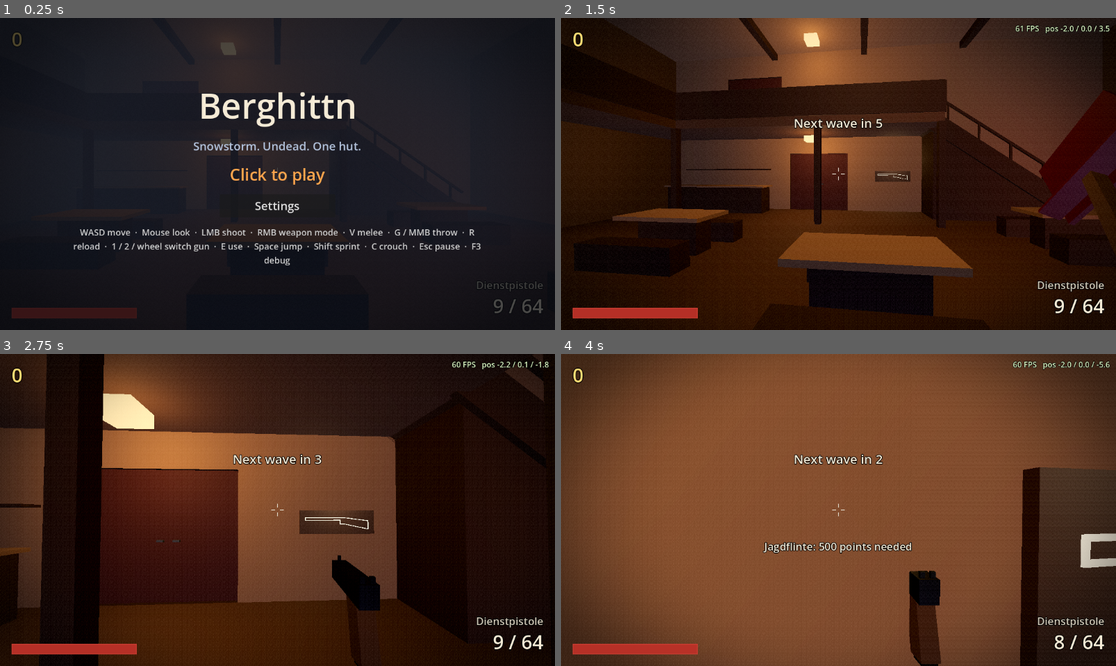
Above: before the commit, frames 1-4 (two rows, left to right).
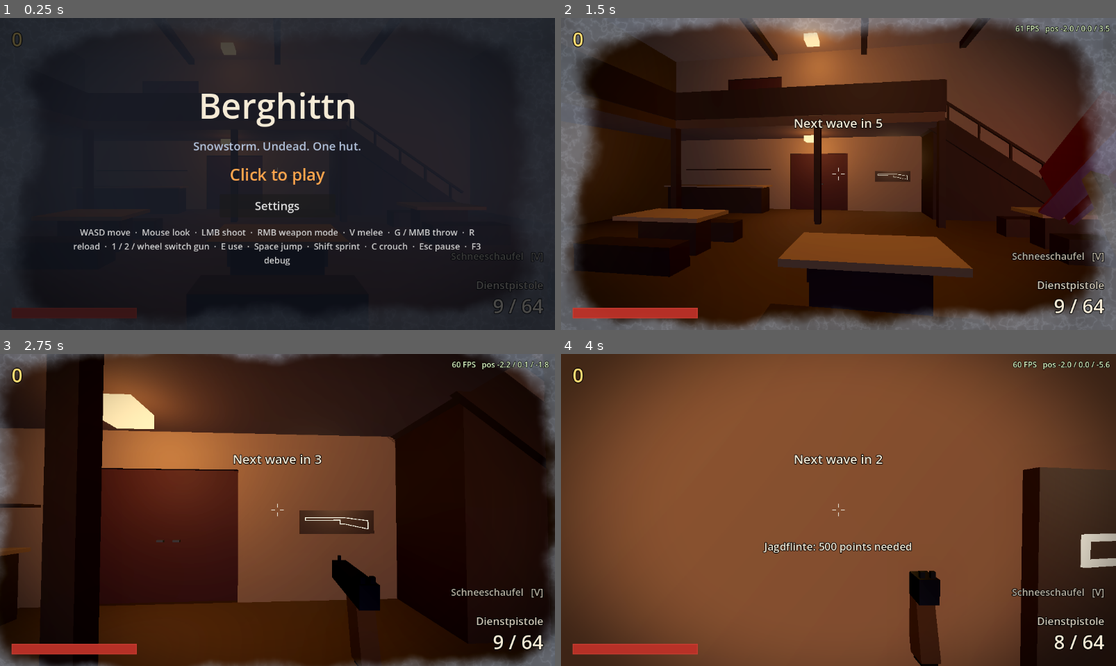
Above: after the commit, the same moments.

Repository: WiesnSims/Berghittn
Game: Godot game, scene res://scenes/main.tscn
The game is run twice, just before and just after one commit, with the same random seed, the same clock (stepped at 60 frames per second) and the same inputs.
Inputs (mouse positions are in pixels of both pictures, inside the frame that each line leads up to):
- Up to frame 1 (0.25 s): no input
- Up to frame 2 (1.5 s): tap Enter at 0.5 s; drag from (838, 174) to (894, 105) at 0.52 s; move the mouse to (810, 174) at 1.27 s; hold W (move_forward) from 1.28 s (still down); tap V (melee) at 1.35 s
- Up to frame 3 (2.75 s): keep holding W (move_forward); tap Space (jump) at 1.52 s; tap G (throw) at 1.55, 2.1 s; move the mouse to (288, 503) at 2.02 s; hold E (interact) from 2.03 s (still down)
- Up to frame 4 (4 s): keep holding W (move_forward); move the mouse to (832, 516) at 2.77 s; release E (interact) at 2.78 s; tap C (crouch) at 2.85 s; click (832, 516) at 2.92 s; tap Space (jump) at 3.02, 3.77 s; tap V (melee) at 3.05 s; move the mouse to (877, 513) at 3.52 s; press the mouse at (877, 513) at 3.53 s; tap G (throw) at 3.8 s

The runs differ from the first frame. In frame 1, 2.9% of the frame differs, in the area x 0-100%, y 0-100%; in frame 2, 19%; in frame 3, 5.7%; in frame 4, 0.3%.

Commit message:
Play-test fixes: frost instead of grain, walled-in Küchenstiege, melee on V shown
- Film grain removed (setting too); vignette and cool shadows stay. Outdoors
  a frost creeps in from the screen edges (10 s) and thaws indoors (3 s).
- Küchenstiege (#64): the stairwell is walled in from the Lager along its
  long side and its lower end, the Lager door moved to the top on the left
  off the landing (1.9 m), 20 visual steps over the ramp, a handrail on the
  Küche side and a lamp in the stairwell.
- Melee weapons (#65): the HUD shows the one on V and a banner when a new
  one comes (the Goaßl from the chest seemed to vanish); the chest prompt
  says it goes on V. m5_acceptance checks the HUD for both chest melee
  weapons.

Fixes #64, fixes #65

Co-Authored-By: Claude Opus 5.5 <noreply@anthropic.com>

Diff:
--- a/assets/shaders/post_fx.gdshader
+++ b/assets/shaders/post_fx.gdshader
@@ -1,6 +1,6 @@
 shader_type canvas_item;
-// Section 11: the realistic mood comes from grading, grain and vignette, not texture resolution.
-// Drawn over the 3D view and under the HUD.
+// Section 11: the realistic mood comes from grading and vignette, not texture resolution.
+// Drawn over the 3D view and under the HUD. No film grain (play-test 2026-10-17).
 
 uniform sampler2D screen_tex : hint_screen_texture, filter_linear;
 uniform float saturation = 0.82;
@@ -9,7 +9,13 @@
 uniform vec3 shadow_tint = vec3(0.9, 0.96, 1.1);
 uniform vec3 highlight_tint = vec3(1.03, 1.0, 0.96);
 uniform float vignette = 0.55;
-uniform float grain = 0.07;
+// 0 = thawed, 1 = as frozen as it gets: ice grows in from the screen edges while outdoors.
+uniform float frost = 0.0;
+uniform vec3 frost_color : source_color = vec3(0.82, 0.9, 1.0);
+// How far in from the edges full frost reaches (share of the half screen).
+uniform float frost_reach = 0.24;
+// Most the ice covers what is behind it, at its thickest at the very edge.
+uniform float frost_opacity = 0.55;
 
 float hash(vec2 p) {
 	p = fract(p * vec2(443.897, 441.423));
@@ -17,17 +23,50 @@
 	return fract((p.x + p.y) * p.x);
 }
 
+float value_noise(vec2 p) {
+	vec2 i = floor(p);
+	vec2 f = fract(p);
+	f = f * f * (3.0 - 2.0 * f);
+	return mix(mix(hash(i), hash(i + vec2(1.0, 0.0)), f.x),
+			mix(hash(i + vec2(0.0, 1.0)), hash(i + vec2(1.0, 1.0)), f.x), f.y);
+}
+
+float fbm(vec2 p) {
+	float sum = 0.0;
+	float amp = 0.5;
+	for (int i = 0; i < 4; i++) {
+		sum += value_noise(p) * amp;
+		p = p * 2.03 + vec2(1.7, 9.2);
+		amp *= 0.5;
+	}
+	return sum;
+}
+
 void fragment() {
-	vec3 c = texture(screen_tex, SCREEN_UV).rgb;
+	vec2 uv = SCREEN_UV;
+	// Frost first, since it also bends the view a little where the ice is thick.
+	float aspect = SCREEN_PIXEL_SIZE.y / SCREEN_PIXEL_SIZE.x;
+	vec2 p = vec2(uv.x * aspect, uv.y) * 9.0;
+	float n = fbm(p);
+	// Fine crystals: thin ridges of a higher noise.
+	float veins = 1.0 - abs(fbm(p * 4.0 + 4.0) * 2.0 - 1.0);
+	vec2 centered = abs(uv - 0.5) * 2.0;
+	// Rounded corners, so the corners frost first and deepest, as on a real pane.
+	float edge = length(max(centered - 0.55, 0.0)) * 1.2 + max(centered.x, centered.y) * 0.5;
+	float threshold = 1.0 - frost * frost_reach;
+	// A slow, large wobble on top of the fine noise, so the border is not an even frame.
+	float wobble = fbm(p * 0.25 + 11.0) - 0.5;
+	float ice = smoothstep(threshold, threshold + 0.18, edge + (n - 0.5) * 0.18 + wobble * 0.3) * step(0.001, frost);
+	uv += (vec2(n, fbm(p + 3.1)) - 0.5) * 0.006 * ice;
+
+	vec3 c = texture(screen_tex, uv).rgb;
 	float luma = dot(c, vec3(0.299, 0.587, 0.114));
 	c = mix(vec3(luma), c, saturation);
 	c = (c - 0.5) * contrast + 0.5;
 	c *= mix(shadow_tint, highlight_tint, smoothstep(0.05, 0.6, luma));
 	vec2 from_center = (SCREEN_UV - 0.5) * vec2(1.0, 0.8);
 	c *= 1.0 - vignette * smoothstep(0.15, 0.75, dot(from_center, from_center) * 2.0);
-	// Grain is stronger in the dark, like film; a new pattern every 1/24 s.
-	float frame = floor(TIME * 24.0);
-	float n = hash(FRAGCOORD.xy + frame * 17.0) - 0.5;
-	c += n * grain * (1.2 - luma);
+	vec3 frosted = frost_color * (0.6 + 0.25 * n + 0.15 * pow(veins, 10.0));
+	c = mix(c, frosted, ice * frost_opacity);
 	COLOR = vec4(clamp(c, 0.0, 1.0), 1.0);
 }
--- a/data/strings_de.tres
+++ b/data/strings_de.tres
@@ -148,5 +148,7 @@
 [&"", &"UI_SET_VOLUME_AMBIENCE"]: [&"Umgebung"],
 [&"", &"UI_SET_LANGUAGE"]: [&"Sprache"],
 [&"", &"UI_SET_RENDER_SCALE"]: [&"Renderauflösung"],
-[&"", &"UI_SET_FILM_GRAIN"]: [&"Filmkorn"]
+[&"", &"UI_CHEST_TAKE_MELEE"]: [&"E drücken: %s nehmen (Nahkampf, auf V)"],
+[&"", &"UI_MELEE"]: [&"%s   [V]"],
+[&"", &"UI_MELEE_TAKEN"]: [&"%s auf V"]
 }
--- a/data/strings_en.tres
+++ b/data/strings_en.tres
@@ -148,5 +148,7 @@
 [&"", &"UI_SET_VOLUME_AMBIENCE"]: [&"Ambience"],
 [&"", &"UI_SET_LANGUAGE"]: [&"Language"],
 [&"", &"UI_SET_RENDER_SCALE"]: [&"Render resolution"],
-[&"", &"UI_SET_FILM_GRAIN"]: [&"Film grain"]
+[&"", &"UI_CHEST_TAKE_MELEE"]: [&"Press E to take the %s (melee, on V)"],
+[&"", &"UI_MELEE"]: [&"%s   [V]"],
+[&"", &"UI_MELEE_TAKEN"]: [&"%s on V"]
 }
--- a/scenes/main.tscn
+++ b/scenes/main.tscn
@@ -33,7 +33,6 @@
 [ext_resource type="Script" path="res://scripts/effects/roof_map.gd" id="31"]
 [ext_resource type="Script" path="res://scripts/effects/atmosphere.gd" id="32"]
 [ext_resource type="Script" path="res://scripts/effects/snowfall.gd" id="33"]
-[ext_resource type="Script" path="res://scripts/effects/post_fx.gd" id="34"]
 
 [sub_resource type="NavigationMesh" id="NavMesh"]
 geometry_collision_mask = 1
@@ -82,7 +81,6 @@
 
 [sub_resource type="ShaderMaterial" id="PostMaterial"]
 shader = ExtResource("30")
-shader_parameter/grain = 0.07
 
 [node name="Main" type="Node3D"]
 process_mode = 3
@@ -99,10 +97,11 @@
 [node name="RoofMap" type="Node" parent="."]
 script = ExtResource("31")
 
-[node name="Atmosphere" type="Node" parent="." node_paths=PackedStringArray("environment", "roof_map")]
+[node name="Atmosphere" type="Node" parent="." node_paths=PackedStringArray("environment", "roof_map", "post_fx")]
 script = ExtResource("32")
 environment = NodePath("../WorldEnvironment")
 roof_map = NodePath("../RoofMap")
+post_fx = NodePath("../PostFX/Grade")
 
 [node name="Snowfall" type="GPUParticles3D" parent="." node_paths=PackedStringArray("roof_map")]
 amount = 5000
@@ -126,7 +125,6 @@
 grow_horizontal = 2
 grow_vertical = 2
 mouse_filter = 2
-script = ExtResource("34")
 
 [node name="World" type="Node3D" parent="."]
 process_mode = 1
@@ -183,10 +181,10 @@
 zone_b = &"skiraum"
 
 [node name="LagerKueche" parent="World/Doors" instance=ExtResource("18")]
-transform = Transform3D(0, 0, 1, 0, 1, 0, -1, 0, 0, 5, 3.5, -7.3)
+transform = Transform3D(-1, 0, 0, 0, 1, 0, 0, 0, -1, 6, 3.5, -8.5)
 zone_a = &"lager"
 zone_b = &"kueche"
-width = 2.0
+width = 1.9
 swing = 1.5708
 
 [node name="SkiraumSeilbahn" parent="World/Doors" instance=ExtResource("18")]
--- a/scenes/ui/hud.tscn
+++ b/scenes/ui/hud.tscn
@@ -182,6 +182,26 @@
 grow_horizontal = 0
 grow_vertical = 0
 theme_override_colors/font_color = Color(0.75, 0.9, 1, 0.95)
+theme_override_colors/font_outline_color = Color(0, 0, 0, 1)
+theme_override_constants/outline_size = 5
+theme_override_font_sizes/font_size = 20
+horizontal_alignment = 2
+
+[node name="MeleeLabel" type="Label" parent="."]
+unique_name_in_owner = true
+layout_mode = 1
+anchors_preset = 3
+anchor_left = 1.0
+anchor_top = 1.0
+anchor_right = 1.0
+anchor_bottom = 1.0
+offset_left = -324.0
+offset_top = -168.0
+offset_right = -24.0
+offset_bottom = -138.0
+grow_horizontal = 0
+grow_vertical = 0
+theme_override_colors/font_color = Color(0.96, 0.92, 0.84, 0.75)
 theme_override_colors/font_outline_color = Color(0, 0, 0, 1)
 theme_override_constants/outline_size = 5
 theme_override_font_sizes/font_size = 20
--- a/scenes/zones/kueche.tscn
+++ b/scenes/zones/kueche.tscn
@@ -55,6 +55,130 @@
 depth = 0.1
 material = ExtResource("4")
 
+[node name="KuechenstiegeSteps" type="CSGCombiner3D" parent="."]
+
+[node name="Step0" type="CSGBox3D" parent="KuechenstiegeSteps"]
+transform = Transform3D(1, 0, 0, 0, 1, 0, 0, 0, 1, 0.125, 0.0875, -7.3)
+size = Vector3(0.25, 0.175, 2)
+material = ExtResource("2")
+
+[node name="Step1" type="CSGBox3D" parent="KuechenstiegeSteps"]
+transform = Transform3D(1, 0, 0, 0, 1, 0, 0, 0, 1, 0.375, 0.175, -7.3)
+size = Vector3(0.25, 0.35, 2)
+material = ExtResource("2")
+
+[node name="Step2" type="CSGBox3D" parent="KuechenstiegeSteps"]
+transform = Transform3D(1, 0, 0, 0, 1, 0, 0, 0, 1, 0.625, 0.2625, -7.3)
+size = Vector3(0.25, 0.525, 2)
+material = ExtResource("2")
+
+[node name="Step3" type="CSGBox3D" parent="KuechenstiegeSteps"]
+transform = Transform3D(1, 0, 0, 0, 1, 0, 0, 0, 1, 0.875, 0.35, -7.3)
+size = Vector3(0.25, 0.7, 2)
+material = ExtResource("2")
+
+[node name="Step4" type="CSGBox3D" parent="KuechenstiegeSteps"]
+transform = Transform3D(1, 0, 0, 0, 1, 0, 0, 0, 1, 1.125, 0.4375, -7.3)
+size = Vector3(0.25, 0.875, 2)
+material = ExtResource("2")
+
+[node name="Step5" type="CSGBox3D" parent="KuechenstiegeSteps"]
+transform = Transform3D(1, 0, 0, 0, 1, 0, 0, 0, 1, 1.375, 0.525, -7.3)
+size = Vector3(0.25, 1.05, 2)
+material = ExtResource("2")
+
+[node name="Step6" type="CSGBox3D" parent="KuechenstiegeSteps"]
+transform = Transform3D(1, 0, 0, 0, 1, 0, 0, 0, 1, 1.625, 0.6125, -7.3)
+size = Vector3(0.25, 1.225, 2)
+material = ExtResource("2")
+
+[node name="Step7" type="CSGBox3D" parent="KuechenstiegeSteps"]
+transform = Transform3D(1, 0, 0, 0, 1, 0, 0, 0, 1, 1.875, 0.7, -7.3)
+size = Vector3(0.25, 1.4, 2)
+material = ExtResource("2")
+
+[node name="Step8" type="CSGBox3D" parent="KuechenstiegeSteps"]
+transform = Transform3D(1, 0, 0, 0, 1, 0, 0, 0, 1, 2.125, 0.7875, -7.3)
+size = Vector3(0.25, 1.575, 2)
+material = ExtResource("2")
+
+[node name="Step9" type="CSGBox3D" parent="KuechenstiegeSteps"]
+transform = Transform3D(1, 0, 0, 0, 1, 0, 0, 0, 1, 2.375, 0.875, -7.3)
+size = Vector3(0.25, 1.75, 2)
+material = ExtResource("2")
+
+[node name="Step10" type="CSGBox3D" parent="KuechenstiegeSteps"]
+transform = Transform3D(1, 0, 0, 0, 1, 0, 0, 0, 1, 2.625, 0.9625, -7.3)
+size = Vector3(0.25, 1.925, 2)
+material = ExtResource("2")
+
+[node name="Step11" type="CSGBox3D" parent="KuechenstiegeSteps"]
+transform = Transform3D(1, 0, 0, 0, 1, 0, 0, 0, 1, 2.875, 1.05, -7.3)
+size = Vector3(0.25, 2.1, 2)
+material = ExtResource("2")
+
+[node name="Step12" type="CSGBox3D" parent="KuechenstiegeSteps"]
+transform = Transform3D(1, 0, 0, 0, 1, 0, 0, 0, 1, 3.125, 1.137, -7.3)
+size = Vector3(0.25, 2.275, 2)
+material = ExtResource("2")
+
+[node name="Step13" type="CSGBox3D" parent="KuechenstiegeSteps"]
+transform = Transform3D(1, 0, 0, 0, 1, 0, 0, 0, 1, 3.375, 1.225, -7.3)
+size = Vector3(0.25, 2.45, 2)
+material = ExtResource("2")
+
+[node name="Step14" type="CSGBox3D" parent="KuechenstiegeSteps"]
+transform = Transform3D(1, 0, 0, 0, 1, 0, 0, 0, 1, 3.625, 1.312, -7.3)
+size = Vector3(0.25, 2.625, 2)
+material = ExtResource("2")
+
+[node name="Step15" type="CSGBox3D" parent="KuechenstiegeSteps"]
+transform = Transform3D(1, 0, 0, 0, 1, 0, 0, 0, 1, 3.875, 1.4, -7.3)
+size = Vector3(0.25, 2.8, 2)
+material = ExtResource("2")
+
+[node name="Step16" type="CSGBox3D" parent="KuechenstiegeSteps"]
+transform = Transform3D(1, 0, 0, 0, 1, 0, 0, 0, 1, 4.125, 1.487, -7.3)
+size = Vector3(0.25, 2.975, 2)
+material = ExtResource("2")
+
+[node name="Step17" type="CSGBox3D" parent="KuechenstiegeSteps"]
+transform = Transform3D(1, 0, 0, 0, 1, 0, 0, 0, 1, 4.375, 1.575, -7.3)
+size = Vector3(0.25, 3.15, 2)
+material = ExtResource("2")
+
+[node name="Step18" type="CSGBox3D" parent="KuechenstiegeSteps"]
+transform = Transform3D(1, 0, 0, 0, 1, 0, 0, 0, 1, 4.625, 1.662, -7.3)
+size = Vector3(0.25, 3.325, 2)
+material = ExtResource("2")
+
+[node name="Step19" type="CSGBox3D" parent="KuechenstiegeSteps"]
+transform = Transform3D(1, 0, 0, 0, 1, 0, 0, 0, 1, 4.875, 1.75, -7.3)
+size = Vector3(0.25, 3.5, 2)
+material = ExtResource("2")
+
+[node name="Handrail" type="CSGCombiner3D" parent="."]
+
+[node name="Rail" type="CSGBox3D" parent="Handrail"]
+transform = Transform3D(0.8192, -0.5735, 0, 0.5735, 0.8192, 0, 0, 0, 1, 2.5, 2.65, -8.35)
+size = Vector3(6.1033, 0.07, 0.07)
+material = ExtResource("4")
+
+[node name="Post0" type="CSGBox3D" parent="Handrail"]
+transform = Transform3D(1, 0, 0, 0, 1, 0, 0, 0, 1, 0.3, 0.66, -8.35)
+size = Vector3(0.07, 0.9, 0.07)
+material = ExtResource("4")
+
+[node name="Post1" type="CSGBox3D" parent="Handrail"]
+transform = Transform3D(1, 0, 0, 0, 1, 0, 0, 0, 1, 2.5, 2.2, -8.35)
+size = Vector3(0.07, 0.9, 0.07)
+material = ExtResource("4")
+
+[node name="Post2" type="CSGBox3D" parent="Handrail"]
+transform = Transform3D(1, 0, 0, 0, 1, 0, 0, 0, 1, 4.7, 3.74, -8.35)
+size = Vector3(0.07, 0.9, 0.07)
+material = ExtResource("4")
+
 [node name="Walls" type="CSGCombiner3D" parent="."]
 use_collision = true
 
--- a/scenes/zones/lager.tscn
+++ b/scenes/zones/lager.tscn
@@ -10,12 +10,6 @@
 [ext_resource type="Material" path="res://assets/materials/greybox_lamp.tres" id="8"]
 [ext_resource type="PackedScene" path="res://scenes/zones/ammo_crate.tscn" id="9"]
 
-[sub_resource type="BoxShape3D" id="StairwellNorth"]
-size = Vector3(5, 3.2, 0.2)
-
-[sub_resource type="BoxShape3D" id="StairwellWest"]
-size = Vector3(0.2, 3.2, 2.1)
-
 [node name="Lager" type="Node3D"]
 
 [node name="Ceiling" type="CSGBox3D" parent="."]
@@ -210,38 +204,32 @@
 [node name="Stairwell" type="CSGCombiner3D" parent="."]
 use_collision = true
 
-[node name="RailNorth" type="CSGBox3D" parent="Stairwell"]
-transform = Transform3D(1, 0, 0, 0, 1, 0, 0, 0, 1, 2.5, 3.975, -8.45)
-size = Vector3(5, 0.95, 0.1)
+[node name="WallNorth" type="CSGBox3D" parent="Stairwell"]
+transform = Transform3D(1, 0, 0, 0, 1, 0, 0, 0, 1, 3.5, 5.1, -8.5)
+size = Vector3(7.2, 3.2, 0.2)
+material = ExtResource("1")
+
+[node name="WallWest" type="CSGBox3D" parent="Stairwell"]
+transform = Transform3D(1, 0, 0, 0, 1, 0, 0, 0, 1, -0.1, 5.1, -7.45)
+size = Vector3(0.2, 3.2, 2.3)
+material = ExtResource("1")
+
+[node name="DoorKuecheHole" type="CSGBox3D" parent="Stairwell"]
+transform = Transform3D(1, 0, 0, 0, 1, 0, 0, 0, 1, 6, 4.75, -8.5)
+operation = 2
+size = Vector3(1.9, 2.5, 0.6)
 material = ExtResource("7")
 
-[node name="RailWest" type="CSGBox3D" parent="Stairwell"]
-transform = Transform3D(1, 0, 0, 0, 1, 0, 0, 0, 1, -0.05, 3.975, -7.35)
-size = Vector3(0.1, 0.95, 2.1)
-material = ExtResource("7")
-
-[node name="Jamb" type="CSGBox3D" parent="Stairwell"]
-transform = Transform3D(1, 0, 0, 0, 1, 0, 0, 0, 1, 5, 4.75, -8.4)
-size = Vector3(0.2, 2.5, 0.2)
-material = ExtResource("7")
-
-[node name="StairwellBlockers" type="Node3D" parent="."]
-
-[node name="North" type="StaticBody3D" parent="StairwellBlockers"]
-transform = Transform3D(1, 0, 0, 0, 1, 0, 0, 0, 1, 2.5, 5.1, -8.45)
-collision_layer = 8
-collision_mask = 0
-
-[node name="Shape" type="CollisionShape3D" parent="StairwellBlockers/North"]
-shape = SubResource("StairwellNorth")
-
-[node name="West" type="StaticBody3D" parent="StairwellBlockers"]
-transform = Transform3D(1, 0, 0, 0, 1, 0, 0, 0, 1, -0.05, 5.1, -7.35)
-collision_layer = 8
-collision_mask = 0
-
-[node name="Shape" type="CollisionShape3D" parent="StairwellBlockers/West"]
-shape = SubResource("StairwellWest")
+[node name="LampStair" type="CSGBox3D" parent="."]
+transform = Transform3D(1, 0, 0, 0, 1, 0, 0, 0, 1, 3.5, 6.75, -7.35)
+size = Vector3(0.4, 0.2, 0.4)
+material = ExtResource("8")
+
+[node name="LampStairLight" type="OmniLight3D" parent="."]
+transform = Transform3D(1, 0, 0, 0, 1, 0, 0, 0, 1, 3.5, 6.4, -7.35)
+light_color = Color(1, 0.75, 0.45, 1)
+light_energy = 0.7
+omni_range = 6
 
 [node name="LampWest" type="CSGBox3D" parent="."]
 transform = Transform3D(1, 0, 0, 0, 1, 0, 0, 0, 1, -6, 6.75, -11)
--- a/scripts/autoload/settings.gd
+++ b/scripts/autoload/settings.gd
@@ -22,7 +22,6 @@
 var volumes: Dictionary = {}
 ## Share of the window resolution the 3D view renders at; lower helps weak laptops.
 var render_scale: float = 1.0
-var film_grain: bool = true
 
 
 func _ready() -> void:
@@ -71,7 +70,6 @@
 	if saved_locale in LOCALES:
 		locale = saved_locale
 	render_scale = clampf(file.get_value(SECTION, "render_scale", render_scale), Constants.RENDER_SCALE_MIN, 1.0)
-	film_grain = file.get_value(SECTION, "film_grain", film_grain)
 	for bus: StringName in BUSES:
 		set_volume(bus, file.get_value(SECTION, "volume_" + bus, volume(bus)))
 
@@ -83,7 +81,6 @@
 	file.set_value(SECTION, "invert_y", invert_y)
 	file.set_value(SECTION, "locale", locale)
 	file.set_value(SECTION, "render_scale", render_scale)
-	file.set_value(SECTION, "film_grain", film_grain)
 	for bus: StringName in BUSES:
 		file.set_value(SECTION, "volume_" + bus, volume(bus))
 	file.save(SAVE_PATH)
--- a/scripts/chest/huettentruhe.gd
+++ b/scripts/chest/huettentruhe.gd
@@ -110,7 +110,11 @@
 			if buyer != _buyer:
 				return ""
 			# A melee weapon goes into the melee slot, in place of the shovel: never a gun swap.
-			var key: String = "UI_CHEST_TAKE" if offer.is_melee or buyer.weapons.gun_count() < Constants.GUN_SLOTS else "UI_CHEST_SWAP"
+			var key: String = "UI_CHEST_TAKE"
+			if offer.is_melee:
+				key = "UI_CHEST_TAKE_MELEE"
+			elif buyer.weapons.gun_count() >= Constants.GUN_SLOTS:
+				key = "UI_CHEST_SWAP"
 			return tr(key) % tr(offer.display_name)
 	return ""
 
--- a/scripts/constants.gd
+++ b/scripts/constants.gd
@@ -365,5 +365,8 @@
 # Seconds for the fog and ambient light to change over between outdoors and indoors.
 const ATMOSPHERE_BLEND_TIME: float = 1.2
 const ATMOSPHERE_CUT_DISTANCE: float = 3.0
+# Seconds outdoors until the screen is frozen over at the edges, and indoors until it has thawed.
+const FROST_BUILD_TIME: float = 10.0
+const FROST_THAW_TIME: float = 3.0
 # The snow emitter box is centred this far above the camera.
 const SNOW_EMITTER_ABOVE: float = 4.0
--- a/scripts/effects/atmosphere.gd
+++ b/scripts/effects/atmosphere.gd
@@ -4,9 +4,13 @@
 ## metres. The Compatibility renderer has one global fog, so this eases it (and the ambient light)
 ## between an indoor and an outdoor look as the camera passes under a roof. The Environment resource
 ## itself holds the outdoor look, since the mountain backdrop takes its fog colour from it at load.
+## Outdoors the screen also freezes over from the edges, slowly, and thaws quicker once inside
+## (play-test 2026-10-17: the change of fog alone felt a little off).
 
 @export var environment: WorldEnvironment
 @export var roof_map: RoofMap
+## The post effect's ColorRect; its shader takes the frost amount.
+@export var post_fx: CanvasItem
 
 @export_group("Outdoors")
 @export var outdoor_fog_color: Color = Color(0.36, 0.4, 0.5)
@@ -23,6 +27,8 @@
 # 0 = outdoors, 1 = indoors.
 var _inside: float = 1.0
 var _last_camera: Vector3 = Vector3.ZERO
+# 0 = thawed, 1 = frozen over.
+var _frost: float = 0.0
 
 
 func _process(delta: float) -> void:
@@ -40,3 +46,11 @@
 	env.fog_density = lerpf(outdoor_fog_density, indoor_fog_density, t)
 	env.ambient_light_color = outdoor_ambient_color.lerp(indoor_ambient_color, t)
 	env.ambient_light_energy = lerpf(outdoor_ambient_energy, indoor_ambient_energy, t)
+	if cut:
+		_frost = 1.0 - target
+	elif not get_tree().paused:
+		var rate: float = 1.0 / Constants.FROST_THAW_TIME if target > 0.5 else -1.0 / Constants.FROST_BUILD_TIME
+		_frost = clampf(_frost - rate * delta, 0.0, 1.0)
+	if post_fx:
+		# Eased, so the ice creeps in slowly at first and the thaw clears the middle of the view first.
+		(post_fx.material as ShaderMaterial).set_shader_parameter("frost", smoothstep(0.0, 1.0, _frost))
--- a/scripts/effects/post_fx.gd
+++ /dev/null
@@ -1,15 +0,0 @@
-extends ColorRect
-## Grade, vignette and film grain over the 3D view; the grain follows the settings toggle.
-
-var _grain: float = 0.0
-
-
-func _ready() -> void:
-	var post := material as ShaderMaterial
-	_grain = post.get_shader_parameter("grain")
-	Settings.changed.connect(_on_settings_changed)
-	_on_settings_changed()
-
-
-func _on_settings_changed() -> void:
-	(material as ShaderMaterial).set_shader_parameter("grain", _grain if Settings.film_grain else 0.0)
--- a/scripts/ui/hud.gd
+++ b/scripts/ui/hud.gd
@@ -23,6 +23,7 @@
 @onready var _perk_icons: HBoxContainer = %PerkIcons
 @onready var _perk_glow: TextureRect = %PerkGlow
 @onready var _equipment_label: Label = %EquipmentLabel
+@onready var _melee_label: Label = %MeleeLabel
 
 var _weapons: WeaponHolder
 var _dead: bool = false
@@ -88,6 +89,10 @@
 	player.perks.triggered.connect(func(_id: StringName, text: String) -> void: _show_banner(tr(text)))
 	_points_label.text = str(player.points.total)
 	_on_weapon_changed(_weapons.weapon)
+	if _weapons.melee_weapon:
+		_melee_label.text = tr("UI_MELEE") % tr(_weapons.melee_weapon.display_name)
+	# Connected after the start weapon is shown, so only a new one gets the banner.
+	_weapons.melee_changed.connect(_on_melee_changed)
 	_on_ammo_changed(_weapons.mag, _weapons.reserve)
 	_on_health_changed(player.health.current(), player.health.max_health)
 
@@ -99,6 +104,11 @@
 
 func _on_weapon_changed(data: WeaponData) -> void:
 	_weapon_label.text = tr(data.display_name)
+
+
+func _on_melee_changed(data: WeaponData) -> void:
+	_melee_label.text = tr("UI_MELEE") % tr(data.display_name)
+	_show_banner(tr("UI_MELEE_TAKEN") % tr(data.display_name))
 
 
 func _on_reload_changed() -> void:
--- a/scripts/ui/settings_menu.gd
+++ b/scripts/ui/settings_menu.gd
@@ -57,7 +57,6 @@
 	_add_language()
 	_add_slider("UI_SET_RENDER_SCALE", Constants.RENDER_SCALE_MIN, 1.0, Settings.render_scale,
 			func(v: float) -> void: Settings.render_scale = v, _percent)
-	_add_toggle("UI_SET_FILM_GRAIN", Settings.film_grain, func(on: bool) -> void: Settings.film_grain = on)
 
 
 func _percent(value: float) -> String:
--- a/scripts/weapons/weapon_holder.gd
+++ b/scripts/weapons/weapon_holder.gd
@@ -10,6 +10,9 @@
 signal fired(rounds: int)
 ## The gun in hand changed (switch, buy, replace).
 signal weapon_changed(data: WeaponData)
+## The melee weapon on V changed (a melee wall-buy or the Hüttentruhe). It is never in hand, so the HUD
+## has to say so (play-test #65: a Goaßl from the chest seemed to vanish).
+signal melee_changed(data: WeaponData)
 ## Emitted when a shot hit an enemy, for the hit marker.
 signal hit_confirmed(is_headshot: bool, killed: bool)
 
@@ -149,6 +152,7 @@
 	if data.viewmodel:
 		_melee_viewmodel = data.viewmodel.instantiate() as MeleeViewmodel
 		_motion.add_child(_melee_viewmodel)
+	melee_changed.emit(data)
 
 
 ## Holding the melee weapon up as a guard right now. Walking slows down; guns cannot fire.
--- a/tests/m5_acceptance.gd
+++ b/tests/m5_acceptance.gd
@@ -198,6 +198,8 @@
 	if not await _step_up(chest, "Hüttentruhe"):
 		return
 	var seen: Dictionary = {}
+	var melee_shown: Dictionary = {}
+	var melee_label: Label = main.get_node("UI/Hud/MeleeLabel")
 	for i: int in 60:
 		if seen.size() == chest.pool.entries.size():
 			break
@@ -216,6 +218,11 @@
 		chest.interact(player)
 		if holder.has_weapon(offer):
 			seen[offer.id] = true
+			# Play-test #65: a melee weapon goes on V, never into the hand, so the HUD must show it.
+			if offer.is_melee and melee_label.text.contains(tr(offer.display_name)):
+				melee_shown[offer.id] = true
 		await _seconds(1.2)
 	for entry: ChestEntry in chest.pool.entries:
 		_check(seen.has(entry.weapon.id), "the Hüttentruhe hands out the %s" % tr(entry.weapon.display_name))
+		if entry.weapon.is_melee:
+			_check(melee_shown.has(entry.weapon.id), "the HUD shows the %s on V once taken" % tr(entry.weapon.display_name))
--- a/tests/zone_tour.gd
+++ b/tests/zone_tour.gd
@@ -38,6 +38,9 @@
 	["kueche", Vector3(5.5, 1.8, -10.5), Vector3(-8.0, 0.8, -15.0)],
 	["kuechenstiege", Vector3(-4.0, 1.7, -11.0), Vector3(4.0, 2.0, -7.3)],
 	["lager_stairwell", Vector3(-4.0, 5.2, -10.0), Vector3(4.0, 3.0, -7.3)],
+	["stairwell_up", Vector3(0.6, 1.9, -7.3), Vector3(6.0, 4.6, -8.0)],
+	["stairwell_landing", Vector3(5.6, 5.2, -6.6), Vector3(6.0, 4.6, -9.5)],
+	["lager_stair_door", Vector3(2.5, 5.2, -11.5), Vector3(6.0, 4.6, -8.5)],
 	["stube_seilbahn", Vector3(-3.0, 1.7, 1.0), Vector3(7.2, 1.2, 3.6)],
 	["aussenstiege", Vector3(-3.0, 1.4, 20.0), Vector3(-9.6, 2.0, 10.0)],
 	["tor_ost", Vector3(-2.0, 1.4, 17.0), Vector3(7.1, 0.5, 21.8)],
Not shown, removed: scripts/effects/post_fx.gd.uid
Not shown, changed: GAME_DESIGN.md
